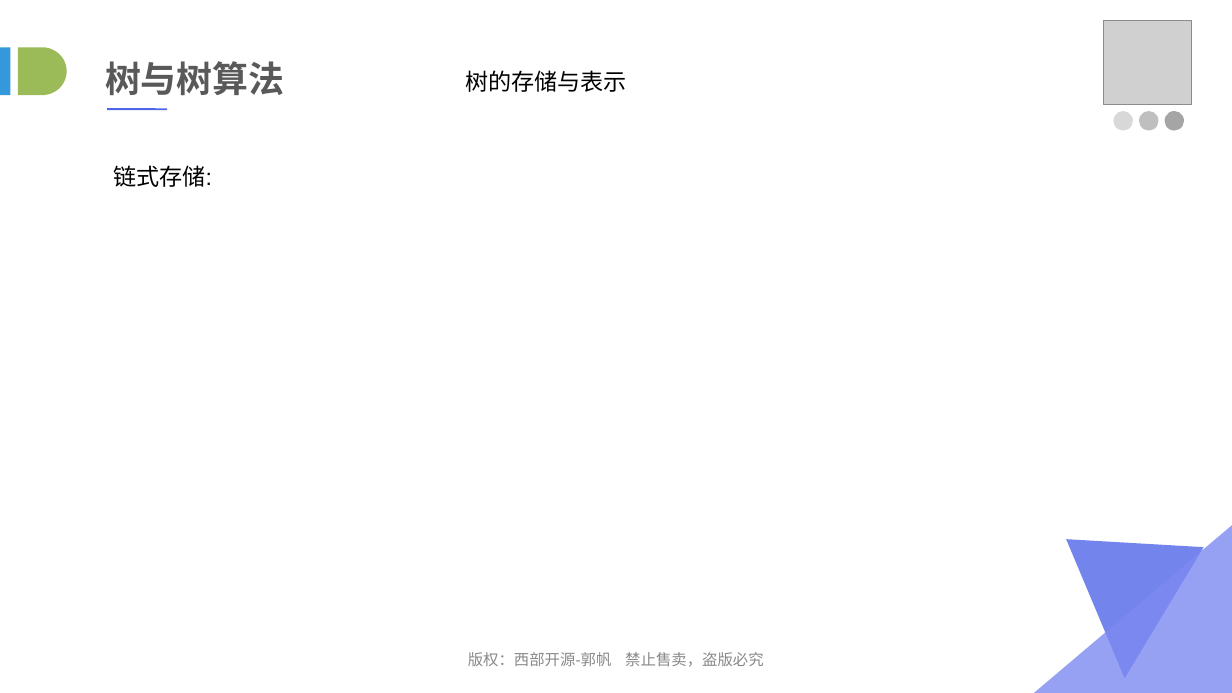
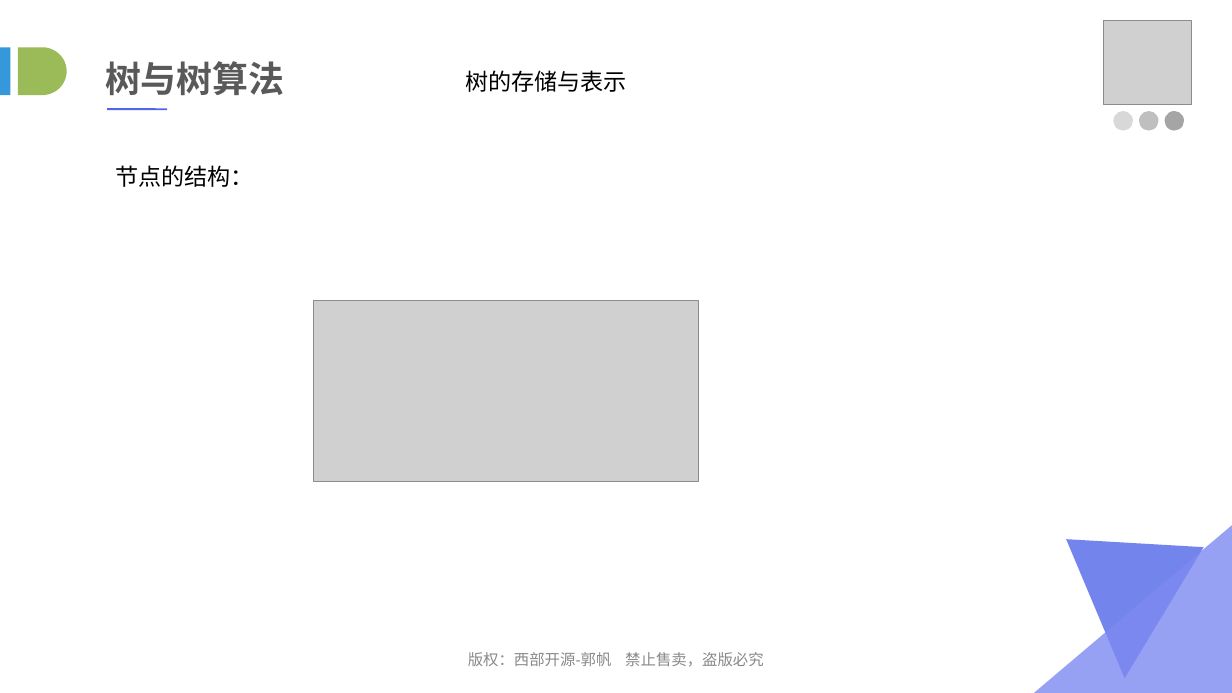
Before and after one commit to lvah/PPTSource, a slide deck: slide 13 of 03_数据结构与算法/07_树与二叉树.ppt (slide 10 before the commit). Drawn at 1232x693 pixels with LibreOffice and Linux fonts; fonts in the diff are those of the drawing; grey boxes stand for pictures. Boxes give left, top, right and bottom in pixels: in the first picture for what was removed or moved away, otherwise in the second. Text is boxed around its words. In the diff, an @@ line names an element or a change of style, - is before the commit and + after.

```diff
--- a/03_数据结构与算法/07_树与二叉树.ppt
+++ b/03_数据结构与算法/07_树与二叉树.ppt
@@ text removed at [113, 165, 212, 187] @@
-链式存储:
@@ text added at [115, 165, 254, 187], 18 pt, text #000000 @@
+节点的结构：
@@ picture added at [313, 300, 698, 481] @@
```
Also in this commit, not shown: 11 other slides changed, 15 slides added, 1 other file.
